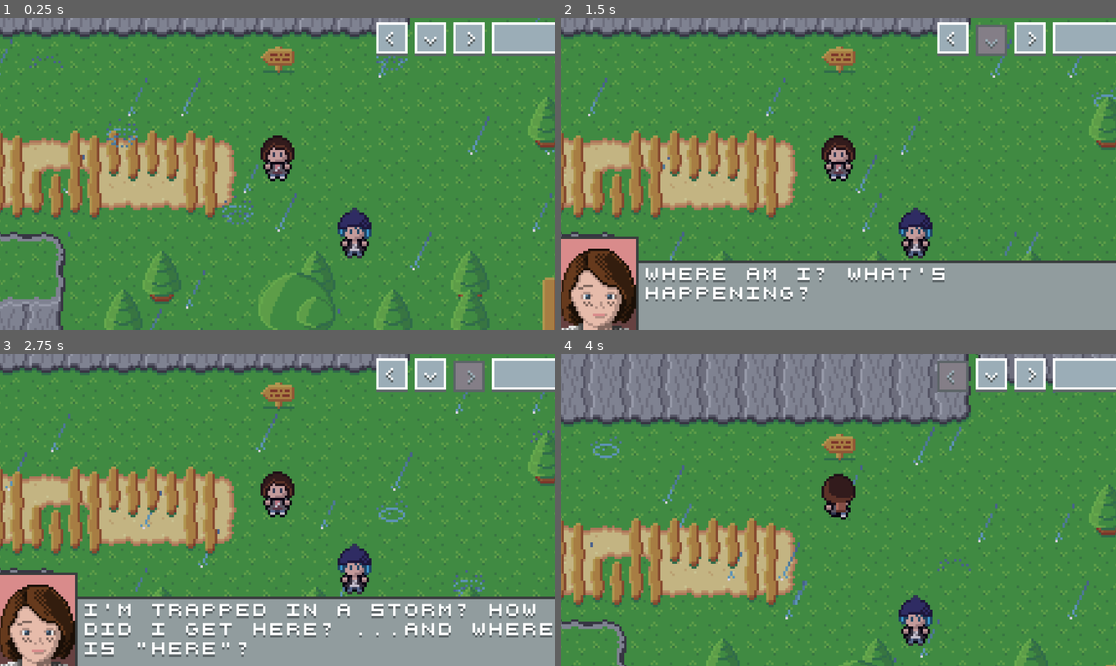
Above: before the commit, frames 1-4 (two rows, left to right).
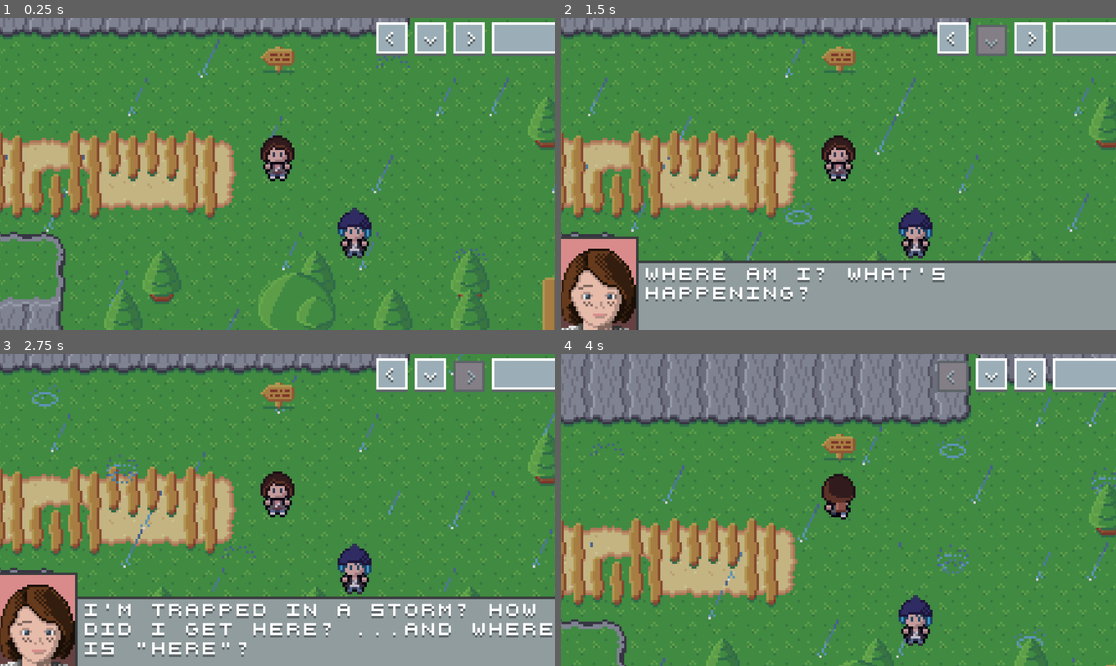
Above: after the commit, the same moments.

Repository: minkezhang/lis
Game: Godot game, scene res://scenes/level/level.tscn
Same seed, same stepped clock (60 frames per second), same inputs: the game is played once before the commit and once after it. The project has no main scene, so this scene is started directly.
Inputs:
- Up to frame 1 (0.25 s): no input
- Up to frame 2 (1.5 s): tap Enter (ui_accept) at 0.5, 0.77 s; hold Right (ui_right) 0.53-1.28 s; hold Down (ui_down) from 1.28 s (still down)
- Up to frame 3 (2.75 s): tap Enter (ui_accept) at 1.52 s; release Down (ui_down) at 2.03 s; hold Right (ui_right) from 2.03 s (still down)
- Up to frame 4 (4 s): release Right (ui_right) at 2.78 s; hold Up (ui_up) 2.78-3.53 s; tap Enter (ui_accept) at 3.02, 3.77 s; hold Left (ui_left) from 3.53 s (still down)

The runs differ from the first frame. In frame 1, 1.5% of the frame differs, in the area x 0-100%, y 0-100%; in frame 2, 1.1%; in frame 3, 1.3%; in frame 4, 1.6%, in the area x 5-100%, y 12-100%.

Commit message:
Add Event success signal

Diff:
--- a/lib/event/event.gd
+++ b/lib/event/event.gd
@@ -23,13 +23,23 @@
 class E extends _libuuid.UUID:
 	var _next: E
 	var _f: Callable  # func(done: Signal)
+
 	var _is_singleton: bool
 	var _is_valid: bool
 
-	func _init(f: Callable, singleton: bool = false):
+	var _is_running: bool
+	var _is_serialized: bool
+
+	signal success
+
+	func _init(f: Callable, singleton: bool = false, serialized: bool = false):
 		_f = f
+
 		_is_singleton = singleton
 		_is_valid = true
+
+		_is_serialized = serialized
+		_is_running = false
 
 	# In order to chain an event, the _next node must be synchronous.
 	func chain(e: E) -> E:
@@ -42,9 +52,27 @@
 	func execute():
 		if not _is_valid:
 			return
+
+		if _is_serialized and _is_running:
+			return
+
+		_is_running = true
+
 		if _is_singleton:
 			_is_valid = false
 
 		await _f.call()
-		if _next != null:
-			await _next.execute()
+
+		if _next == null:
+			_is_running = false
+			success.emit()
+			return
+
+		var g = func():
+			success.emit()
+		_next.success.connect(g)
+		await _next.execute()
+		_next.success.disconnect(g)
+
+		_is_running = false
+		return
--- a/tests/event_test.gd
+++ b/tests/event_test.gd
@@ -36,6 +36,28 @@
 		return g
 
 
+
+class Serialized extends _libframework.SingletonT:
+	func _init():
+		super('event/serialized')
+
+	func run() -> Array:
+		var x = {'val': 0}
+		var f = func():
+			await root().get_tree().create_timer(1.0).timeout
+			x['val'] += 1
+		var e = _libevent.E.new(f, false, true)
+
+		e.execute()
+		e.execute()
+
+		await root().get_tree().create_timer(2.0).timeout
+
+		return [
+			_libframework.R.new('E.execute()', x['val'] == 1, 1, x['val'])
+		]
+
+
 class Simple extends _libframework.SingletonT:
 	func _init():
 		super('event/simple')
@@ -49,6 +71,7 @@
 		return [
 			_libframework.R.new('E.execute()', x['val'], true, false),
 		]
+
 
 class EventTimer extends _libframework.SingletonT:
 	func _init():
--- a/tests/framework/executor.gd
+++ b/tests/framework/executor.gd
@@ -23,6 +23,7 @@
 		_libeventtest.Simple.new(),
 		_libeventtest.EventTimer.new(),
 		_libeventtest.Chain.new(),
+		_libeventtest.Serialized.new(),
 	]
 
 	var s = _libframework.S.new()
